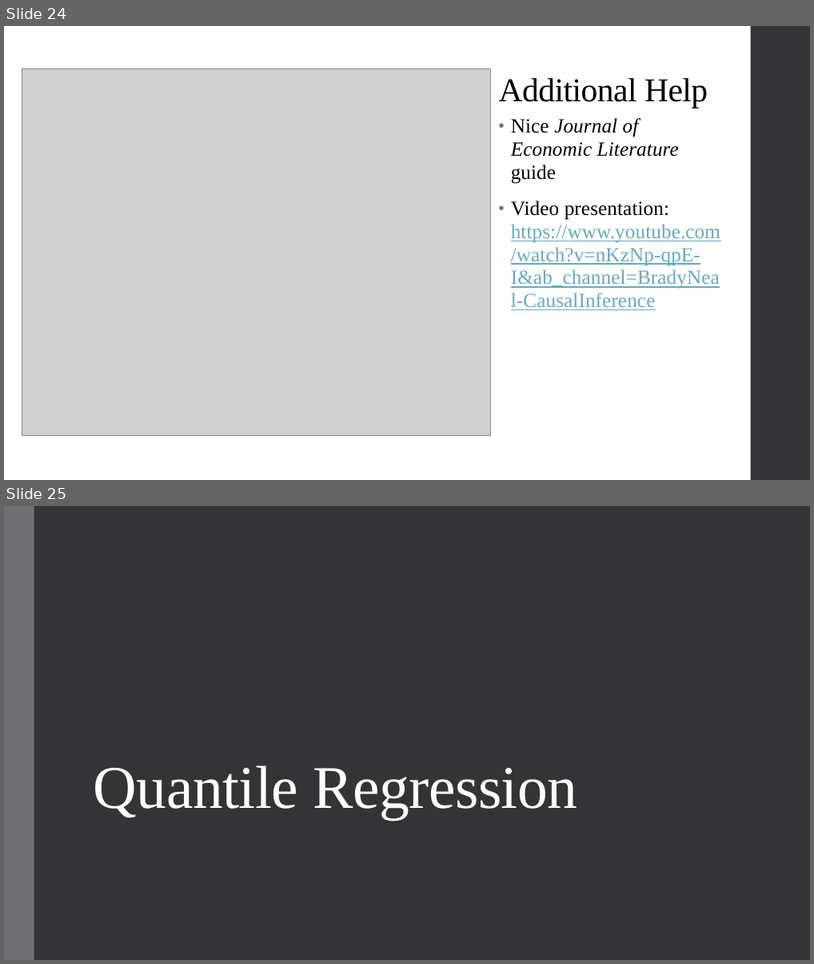
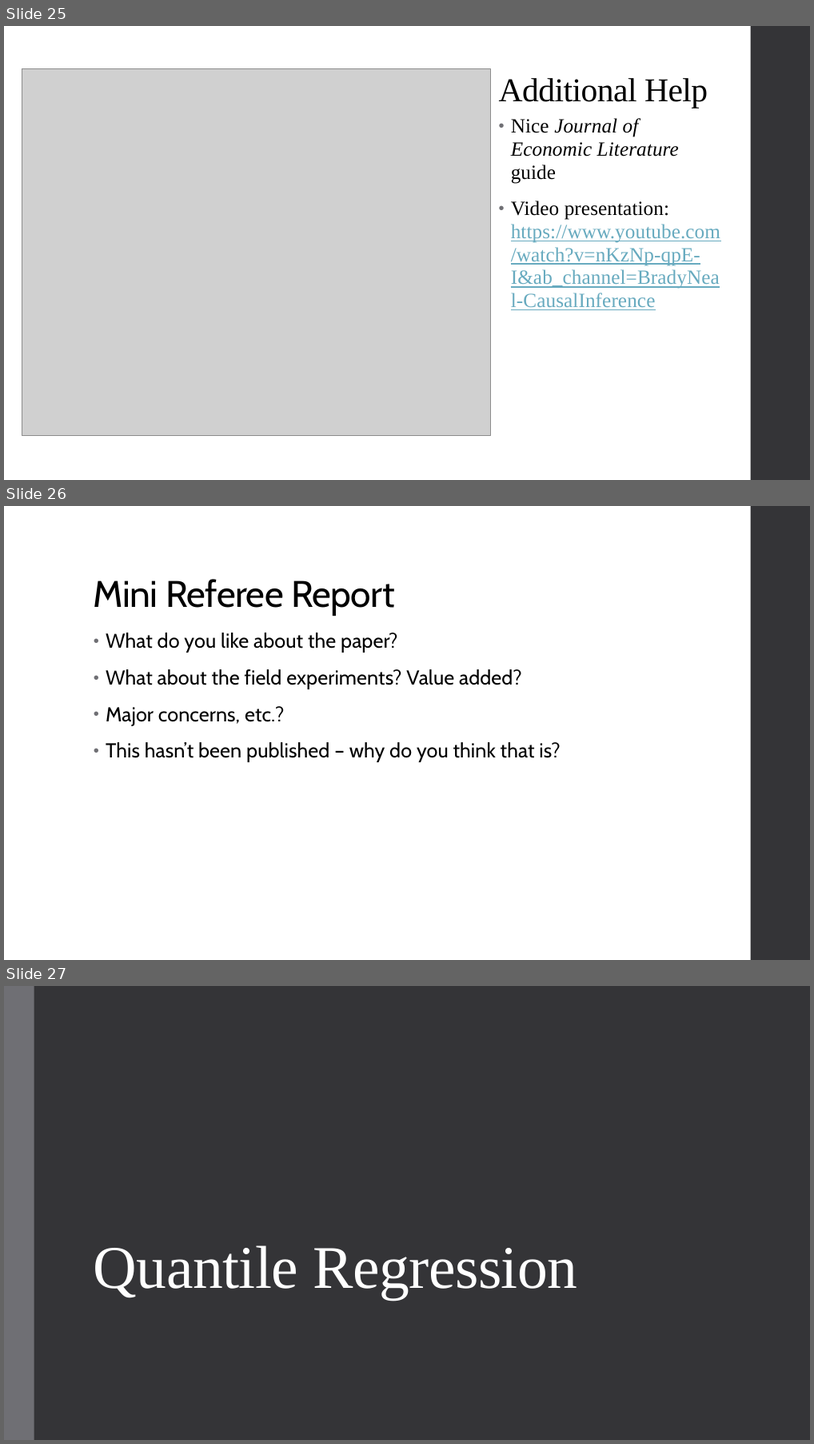
Before and after one commit to qiufei/fork-HAD5744, a slide deck: Lecture11_SyntheticControl_QuantileRegression/Lecture11_SyntheticControl_QuantileRegression.pptx. Shown one above the other, each under a label of ours: slides 24 and 25 before the commit, slides 25, 26 and 27 after it. The pictures are 814x964 and 814x1444 pixels, drawn with LibreOffice and Linux fonts; fonts in the diff are those of the drawing; grey boxes stand for pictures. Boxes give left, top, right and bottom in pixels: in the first picture for what was removed or moved away, otherwise in the second. Text is boxed around its words. In the diff, an @@ line names an element or a change of style, - is before the commit and + after.

```diff
--- a/Lecture11_SyntheticControl_QuantileRegression/Lecture11_SyntheticControl_QuantileRegression.pptx
+++ b/Lecture11_SyntheticControl_QuantileRegression/Lecture11_SyntheticControl_QuantileRegression.pptx
@@ slide 26 added at (4,506,810,960), background #FFFFFF; not listed: 1 template element that a slide beside it also shows @@
@@ title added at (94,579,395,615), 44 pt, text #000000 @@
+Mini Referee Report
@@ text added at (106,632,560,762), 24 pt, text #000000 @@
+• What do you like about the paper?
+• What about the field experiments? Value added?
+• Major concerns, etc.?
+• This hasn’t been published – why do you think that is?
@@ what was slide 24 is now slide 25 @@
@@ what was slide 25 is now slide 27 @@
```
Also in this commit, not shown: 12 slides changed, 7 other slides added, 5 slides removed, 4 other files.
